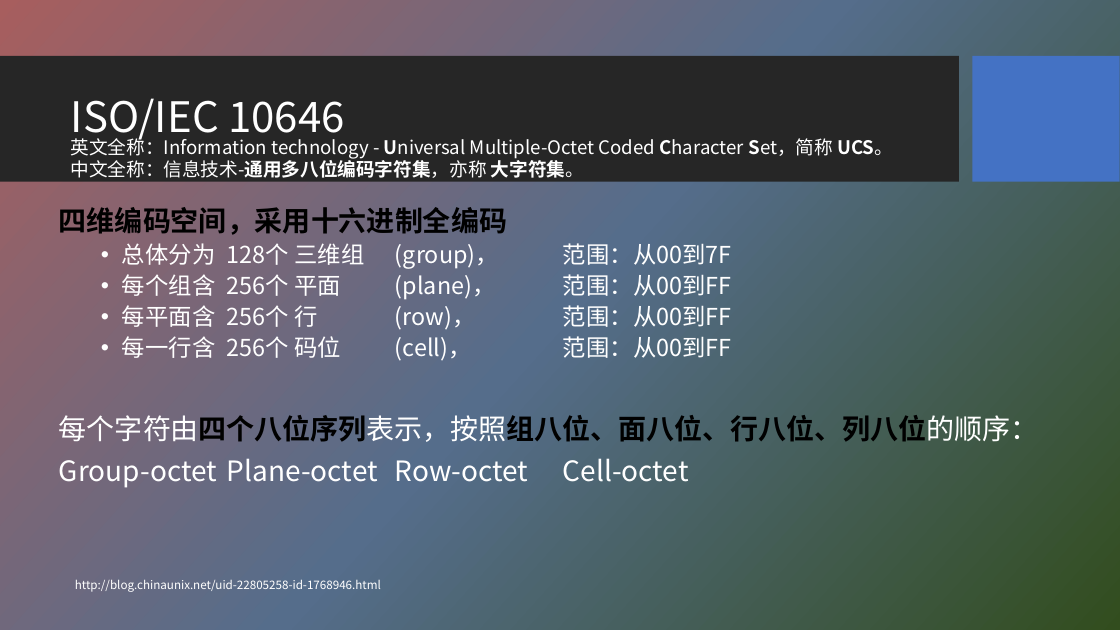
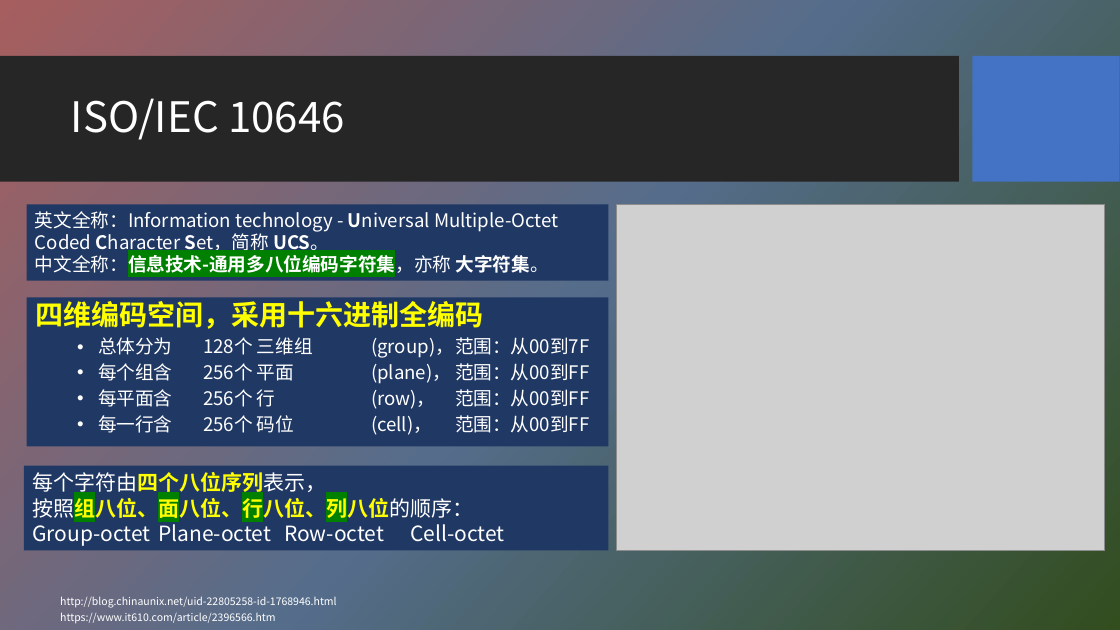
Before and after one commit to HBU/NLP_PPT, a slide deck: slide 13 of PPT-2020/ch06 字符编码与字频统计.pptx (slide 12 before the commit). Drawn at 1120x630 pixels with LibreOffice and Linux fonts; fonts in the diff are those of the drawing; grey boxes stand for pictures; background and template pictures are left out. Boxes give left, top, right and bottom in pixels: in the first picture for what was removed or moved away, otherwise in the second. Text is boxed around its words. In the diff, an @@ line names an element or a change of style, - is before the commit and + after.

```diff
--- a/PPT-2020/ch06 字符编码与字频统计.pptx
+++ b/PPT-2020/ch06 字符编码与字频统计.pptx
@@ rectangle "英文全称：Information technology - Universal Multiple-Octet ...": place and size @@
-rectangle "英文全称：Information technology - Universal Multiple-Octet ..." at [71, 135, 893, 178]
+rectangle "英文全称：Information technology - Universal Multiple-Octet ..." at [27, 204, 609, 281]
@@ rectangle "英文全称：Information technology - Universal Multiple-Octet ..." at [27, 204, 609, 281]: fill none to #203864 @@
@@ picture added at [617, 204, 1105, 550] @@
@@ text in rectangle at [35, 252, 549, 277]: highlight none to #008000, bold on in "中文全称：信息技术-通用多八位编码字符集，亦称" @@
@@ text "四维编码空间，采用十六进制全编码": place and size @@
-text "四维编码空间，采用十六进制全编码" at [59, 207, 1039, 488]
+text "四维编码空间，采用十六进制全编码" at [27, 297, 609, 446]
@@ text "四维编码空间，采用十六进制全编码" at [27, 297, 609, 446]: text colour #000000 to #FFFF00 in "四维编码空间，采用十六进制全编码"; size 20 to 16 pt in "总体分为 128个 三维组 (group)， 范围：从00到7F", "每个组含 256个 平面 (plane)， 范围：从00到FF", "每平面含 256个 行 (row)， 范围：从00到FF", "每一行含 256个 码位 (cell)， 范围：从00到FF"; fill none to #203864 @@
@@ text at [59, 411, 1039, 488]: paragraphs removed @@
-每个字符由四个八位序列表示，按照组八位、面八位、行八位、列八位的顺序：
-Group-octet Plane-octet Row-octet Cell-octet
@@ rectangle added at [24, 465, 609, 550], fill #203864, 18 pt, text #FFFFFF @@
+每个字符由四个八位序列表示，
+按照组八位、面八位、行八位、列八位的顺序：
+Group-octet Plane-octet Row-octet Cell-octet
@@ text "http://blog.chinaunix.net/uid-22805258-id-1768946.html": place and size @@
-text "http://blog.chinaunix.net/uid-22805258-id-1768946.html" at [75, 579, 381, 592]
+text "http://blog.chinaunix.net/uid-22805258-id-1768946.html" at [60, 596, 337, 608]
@@ text "http://blog.chinaunix.net/uid-22805258-id-1768946.html" at [60, 596, 337, 608]: size 10 to 9 pt @@
@@ text added at [60, 612, 275, 624], 9 pt, text #FFFFFF @@
+https://www.it610.com/article/2396566.htm
```
Also in this commit, not shown: 27 other slides changed, 3 slides added.
